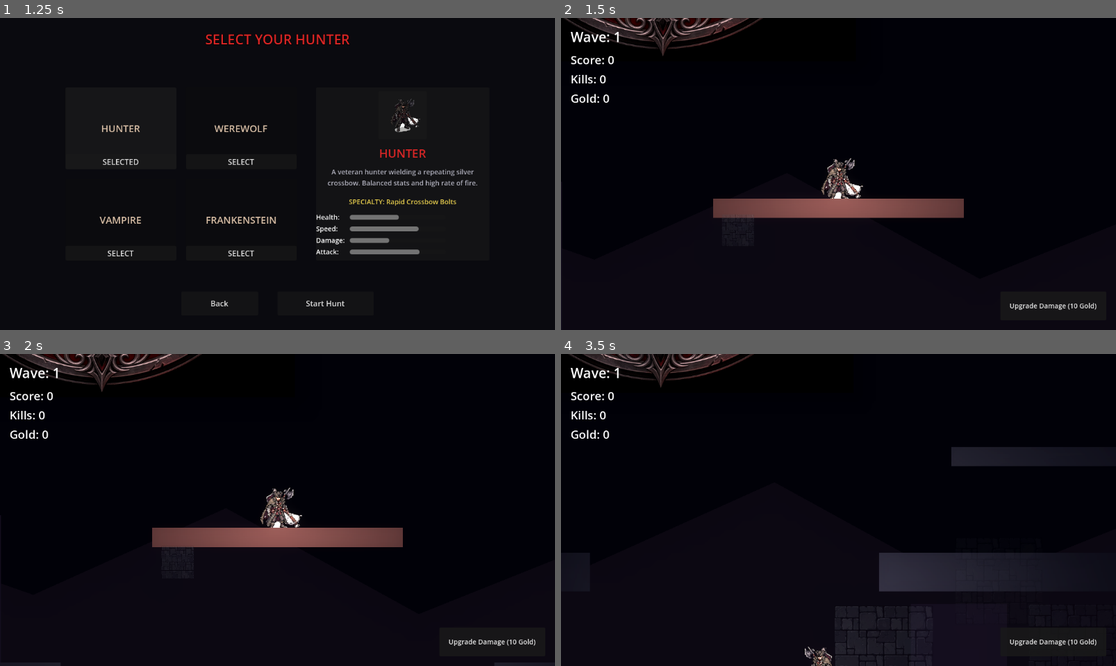
Above: before the commit, frames 1-4 (two rows, left to right).
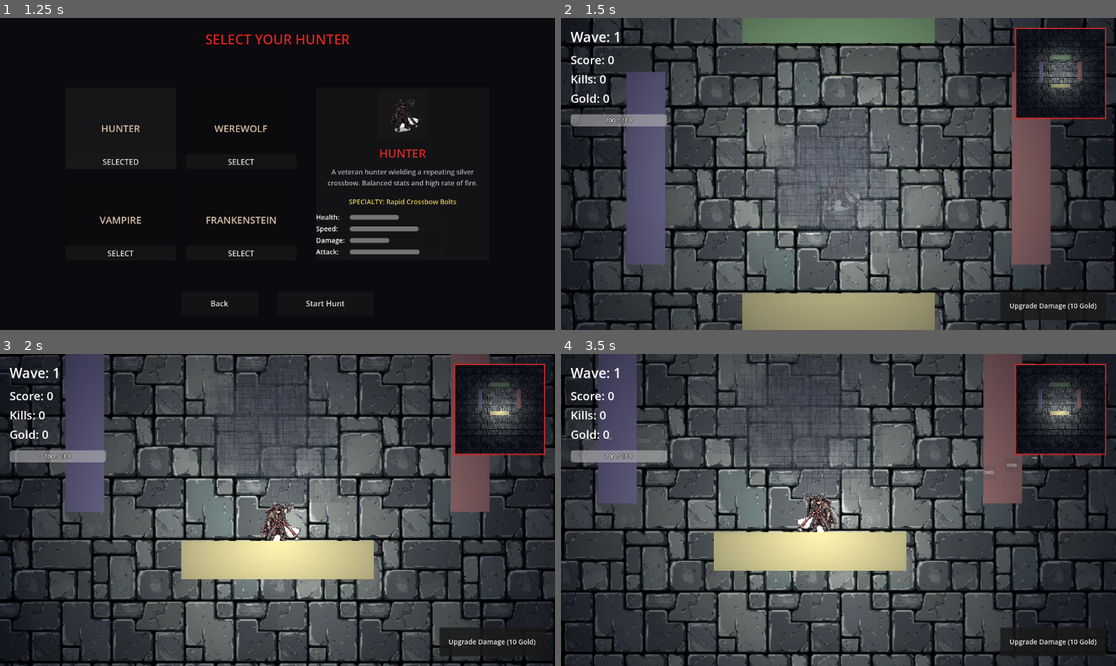
Above: after the commit, the same moments.

Repository: neo3151/horde-of-horrors
Game: Godot game, scene res://scenes/MainMenu.tscn
Same seed, same stepped clock (60 frames per second), same inputs: the game is played once before the commit and once after it.
Inputs (mouse positions are in pixels of both pictures, inside the frame that each line leads up to):
- Up to frame 1 (1.25 s): click "Start Hunt" at 0.5 s
- Up to frame 2 (1.5 s): click "Start Hunt" at 1.25 s
- Up to frame 3 (2 s): no input
- Up to frame 4 (3.5 s): move the mouse to (960, 494) at 2.02 s; press the mouse at (960, 494) at 2.03 s; hold D (move_right) 2.03-2.75 s; tap W (move_up) at 2.27 s; release the mouse at (960, 494) at 2.75 s; drag from (727, 525) to (899, 497) at 2.77 s

Frame 1 is identical in both runs. In frame 2, 85% of the frame differs, in the area x 0-100%, y 0-100%; in frame 3, 83%; in frame 4, 83%.
Error in both runs: Invalid access to property or key 'pressed' on a base object of type 'InputEventScreenDrag'. (res://scripts/Player.gd:220)

Commit message:
refactor: overhaul MainGame level layout by replacing platform structures with new wall obstacles and updating visual environment elements

Diff:
--- a/horde-of-horrors-godot/scenes/MainGame.tscn
+++ b/horde-of-horrors-godot/scenes/MainGame.tscn
@@ -10,16 +10,12 @@
 [ext_resource type="PackedScene" uid="uid://minimap001" path="res://scenes/Minimap.tscn" id="8"]
 [ext_resource type="Texture2D" uid="uid://floortile01" path="res://assets/sprites/floor_tiles.png" id="7_floor"]
 [ext_resource type="PackedScene" uid="uid://enemy_ghost" path="res://scenes/EnemyGhost.tscn" id="9"]
-[ext_resource type="Texture2D" uid="uid://bloodmoon01" path="res://assets/sprites/ui/blood_moon_ui.png" id="7_moon"]
-
-[sub_resource type="RectangleShape2D" id="RectangleShape2D_ground"]
-size = Vector2(1850, 40)
-
-[sub_resource type="RectangleShape2D" id="RectangleShape2D_platform"]
-size = Vector2(250, 20)
-
-[sub_resource type="RectangleShape2D" id="RectangleShape2D_center_platform"]
-size = Vector2(260, 20)
+
+[sub_resource type="RectangleShape2D" id="RectangleShape2D_1"]
+size = Vector2(40, 200)
+
+[sub_resource type="RectangleShape2D" id="RectangleShape2D_2"]
+size = Vector2(200, 40)
 
 [sub_resource type="Environment" id="Environment_1"]
 background_mode = 3
@@ -40,7 +36,7 @@
 script = ExtResource("1_script")
 
 [node name="MusicPlayer" type="AudioStreamPlayer" parent="."]
-volume_db = -10.0
+volume_db = -10.0 # Adjust as needed
 autoplay = true
 
 [node name="WorldEnvironment" type="WorldEnvironment" parent="."]
@@ -49,150 +45,90 @@
 [node name="CanvasModulate" type="CanvasModulate" parent="."]
 color = Color(0.35, 0.35, 0.45, 1)
 
-[node name="ParallaxBackground" type="ParallaxBackground" parent="."]
-
-[node name="SkyLayer" type="ParallaxLayer" parent="ParallaxBackground"]
-motion_scale = Vector2(0.02, 0.02)
-
-[node name="SkyColor" type="ColorRect" parent="ParallaxBackground/SkyLayer"]
-offset_left = -3000.0
-offset_top = -1200.0
-offset_right = 3000.0
-offset_bottom = 800.0
-color = Color(0.03, 0.03, 0.05, 1)
-
-[node name="BloodMoon" type="TextureRect" parent="ParallaxBackground/SkyLayer"]
-self_modulate = Color(1, 0.8, 0.8, 1)
+[node name="Floor" type="Sprite2D" parent="."]
+z_index = -5
+texture_repeat = 2
+texture = ExtResource("7_floor")
+region_enabled = true
+region_rect = Rect2(-2000, -2000, 4000, 4000)
+
+[node name="Background" type="CanvasLayer" parent="."]
+layer = -1
+
+[node name="ColorRect" type="ColorRect" parent="Background"]
+anchors_preset = 15
+anchor_right = 1.0
+anchor_bottom = 1.0
+grow_horizontal = 2
+grow_vertical = 2
+color = Color(0.04, 0.04, 0.06, 1)
+
+[node name="FloorGrid" type="Node2D" parent="."]
+modulate = Color(1, 1, 1, 0.1)
+
+[node name="Player" parent="." instance=ExtResource("1")]
+position = Vector2(0, 0)
+
+[node name="Obstacles" type="Node2D" parent="."]
+
+[node name="Wall1" type="StaticBody2D" parent="Obstacles"]
+position = Vector2(-200, 0)
+
+[node name="CollisionShape2D" type="CollisionShape2D" parent="Obstacles/Wall1"]
+shape = SubResource("RectangleShape2D_1")
+
+[node name="ColorRect" type="ColorRect" parent="Obstacles/Wall1"]
+offset_left = -20.0
+offset_top = -100.0
+offset_right = 20.0
+offset_bottom = 100.0
+color = Color(0.3, 0.3, 0.4, 1)
+
+[node name="Wall2" type="StaticBody2D" parent="Obstacles"]
+position = Vector2(200, 0)
+
+[node name="CollisionShape2D" type="CollisionShape2D" parent="Obstacles/Wall2"]
+shape = SubResource("RectangleShape2D_1")
+
+[node name="ColorRect" type="ColorRect" parent="Obstacles/Wall2"]
+offset_left = -20.0
+offset_top = -100.0
+offset_right = 20.0
+offset_bottom = 100.0
+color = Color(0.4, 0.3, 0.3, 1)
+
+[node name="Wall3" type="StaticBody2D" parent="Obstacles"]
+position = Vector2(0, -150)
+
+[node name="CollisionShape2D" type="CollisionShape2D" parent="Obstacles/Wall3"]
+shape = SubResource("RectangleShape2D_2")
+
+[node name="ColorRect" type="ColorRect" parent="Obstacles/Wall3"]
 offset_left = -100.0
-offset_top = -360.0
-offset_right = 300.0
-offset_bottom = 40.0
-texture = ExtResource("7_moon")
-expand_mode = 1
-stretch_mode = 5
-
-[node name="ForestLayer" type="ParallaxLayer" parent="ParallaxBackground"]
-motion_scale = Vector2(0.12, 0.12)
-motion_mirroring = Vector2(1600, 0)
-
-[node name="DistantHills" type="Polygon2D" parent="ParallaxBackground/ForestLayer"]
-color = Color(0.06, 0.05, 0.08, 1)
-polygon = PackedVector2Array(-800, 400, -600, 200, -400, 280, -200, 150, 0, 220, 200, 130, 400, 240, 600, 160, 800, 400)
-
-[node name="RuinsLayer" type="ParallaxLayer" parent="ParallaxBackground"]
-motion_scale = Vector2(0.35, 0.35)
-motion_mirroring = Vector2(2000, 0)
-
-[node name="CastleTowers" type="Polygon2D" parent="ParallaxBackground/RuinsLayer"]
-color = Color(0.09, 0.07, 0.12, 1)
-polygon = PackedVector2Array(-1000, 500, -900, 500, -900, 100, -850, 100, -850, 500, -600, 500, -600, 200, -500, 200, -500, 500, -200, 500, -200, 80, -100, 80, -100, 500, 300, 500, 300, 250, 400, 250, 400, 500, 800, 500)
-
-[node name="FloorGrid" type="Node2D" parent="."]
-visible = false
-modulate = Color(1, 1, 1, 0.1)
-
-[node name="Player" parent="." instance=ExtResource("1")]
-position = Vector2(0, -100)
-
-[node name="Platforms" type="Node2D" parent="."]
-
-[node name="LeftGround" type="StaticBody2D" parent="Platforms"]
-position = Vector2(-1075, 200)
-
-[node name="CollisionShape2D" type="CollisionShape2D" parent="Platforms/LeftGround"]
-shape = SubResource("RectangleShape2D_ground")
-
-[node name="Visual" type="ColorRect" parent="Platforms/LeftGround"]
-offset_left = -925.0
 offset_top = -20.0
-offset_right = 925.0
+offset_right = 100.0
 offset_bottom = 20.0
-color = Color(0.12, 0.12, 0.16, 1)
-
-[node name="RightGround" type="StaticBody2D" parent="Platforms"]
-position = Vector2(1075, 200)
-
-[node name="CollisionShape2D" type="CollisionShape2D" parent="Platforms/RightGround"]
-shape = SubResource("RectangleShape2D_ground")
-
-[node name="Visual" type="ColorRect" parent="Platforms/RightGround"]
-offset_left = -925.0
+color = Color(0.3, 0.4, 0.3, 1)
+
+[node name="Wall4" type="StaticBody2D" parent="Obstacles"]
+position = Vector2(0, 150)
+
+[node name="CollisionShape2D" type="CollisionShape2D" parent="Obstacles/Wall4"]
+shape = SubResource("RectangleShape2D_2")
+
+[node name="ColorRect" type="ColorRect" parent="Obstacles/Wall4"]
+offset_left = -100.0
 offset_top = -20.0
-offset_right = 925.0
+offset_right = 100.0
 offset_bottom = 20.0
-color = Color(0.12, 0.12, 0.16, 1)
-
-[node name="StepLeft1" type="StaticBody2D" parent="Platforms"]
-position = Vector2(-350, 80)
-
-[node name="CollisionShape2D" type="CollisionShape2D" parent="Platforms/StepLeft1"]
-shape = SubResource("RectangleShape2D_platform")
-
-[node name="Visual" type="ColorRect" parent="Platforms/StepLeft1"]
-offset_left = -125.0
-offset_top = -10.0
-offset_right = 125.0
-offset_bottom = 10.0
-color = Color(0.18, 0.18, 0.22, 1)
-
-[node name="StepLeft2" type="StaticBody2D" parent="Platforms"]
-position = Vector2(-650, -20)
-
-[node name="CollisionShape2D" type="CollisionShape2D" parent="Platforms/StepLeft2"]
-shape = SubResource("RectangleShape2D_platform")
-
-[node name="Visual" type="ColorRect" parent="Platforms/StepLeft2"]
-offset_left = -125.0
-offset_top = -10.0
-offset_right = 125.0
-offset_bottom = 10.0
-color = Color(0.18, 0.18, 0.22, 1)
-
-[node name="StepRight1" type="StaticBody2D" parent="Platforms"]
-position = Vector2(350, 80)
-
-[node name="CollisionShape2D" type="CollisionShape2D" parent="Platforms/StepRight1"]
-shape = SubResource("RectangleShape2D_platform")
-
-[node name="Visual" type="ColorRect" parent="Platforms/StepRight1"]
-offset_left = -125.0
-offset_top = -10.0
-offset_right = 125.0
-offset_bottom = 10.0
-color = Color(0.18, 0.18, 0.22, 1)
-
-[node name="StepRight2" type="StaticBody2D" parent="Platforms"]
-position = Vector2(650, -20)
-
-[node name="CollisionShape2D" type="CollisionShape2D" parent="Platforms/StepRight2"]
-shape = SubResource("RectangleShape2D_platform")
-
-[node name="Visual" type="ColorRect" parent="Platforms/StepRight2"]
-offset_left = -125.0
-offset_top = -10.0
-offset_right = 125.0
-offset_bottom = 10.0
-color = Color(0.18, 0.18, 0.22, 1)
-
-[node name="CenterFloat" type="StaticBody2D" parent="Platforms"]
-position = Vector2(0, -60)
-
-[node name="CollisionShape2D" type="CollisionShape2D" parent="Platforms/CenterFloat"]
-shape = SubResource("RectangleShape2D_center_platform")
-
-[node name="Visual" type="ColorRect" parent="Platforms/CenterFloat"]
-offset_left = -130.0
-offset_top = -10.0
-offset_right = 130.0
-offset_bottom = 10.0
-color = Color(0.24, 0.15, 0.15, 1)
+color = Color(0.4, 0.4, 0.3, 1)
 
 [node name="AmbientParticles" type="CPUParticles2D" parent="."]
 amount = 30
 lifetime = 10.0
 preprocess = 10.0
 speed_scale = 0.5
-texture = ExtResource("7_floor")
+texture = ExtResource("7_floor") # Using floor texture as a placeholder for dust motes
 emission_shape = 2
 emission_sphere_radius = 500.0
 spread = 180.0
@@ -236,12 +172,34 @@
 theme_override_font_sizes/font_size = 24
 
 [node name="CurrencyLabel" type="Label" parent="UI"]
-offset_left = 20.0
-offset_top = 150.0
-offset_right = 200.0
-offset_bottom = 190.0
-text = "Gold: 0"
-theme_override_font_sizes/font_size = 24
+    offset_left = 20.0
+    offset_top = 150.0
+    offset_right = 200.0
+    offset_bottom = 190.0
+    text = "Gold: 0"
+    theme_override_font_sizes/font_size = 24
+
+[node name="HealthBar" type="ProgressBar" parent="UI"]
+    offset_left = 20.0
+    offset_top = 200.0
+    offset_right = 220.0
+    offset_bottom = 225.0
+    value = 100.0
+    show_percentage = false
+
+[node name="HealthLabel" type="Label" parent="UI/HealthBar"]
+layout_mode = 1
+anchors_preset = 15
+anchor_right = 1.0
+anchor_bottom = 1.0
+grow_horizontal = 2
+grow_vertical = 2
+text = "100 / 100"
+horizontal_alignment = 1
+vertical_alignment = 1
+theme_override_font_sizes/font_size = 13
+theme_override_colors/font_outline_color = Color(0, 0, 0, 1)
+theme_override_constants/outline_size = 3
 
 [node name="UpgradePanel" type="Panel" parent="UI"]
 anchors_preset = 3
@@ -266,11 +224,11 @@
 theme_override_font_sizes/font_size = 14
 text = "Upgrade Damage (10 Gold)"
 
+
 [node name="Minimap" parent="UI" instance=ExtResource("8")]
-visible = false
 
 [node name="GameOverPanel" type="Panel" parent="UI"]
-visible = false
+    visible = false
 anchors_preset = 15
 anchor_right = 1.0
 anchor_bottom = 1.0
Not shown: 1 places in horde-of-horrors-godot/scenes/MainGame.tscn that only renumber resources
